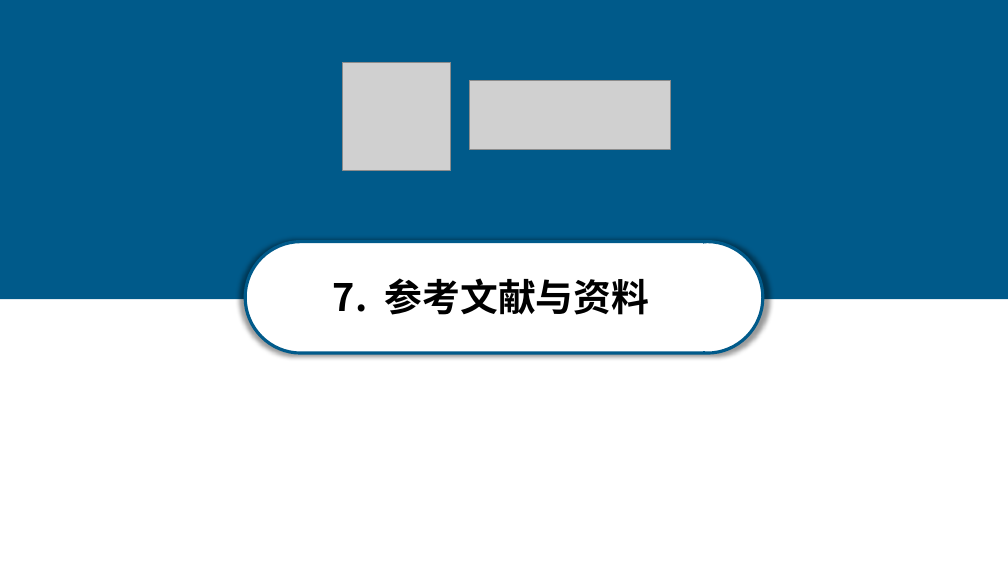
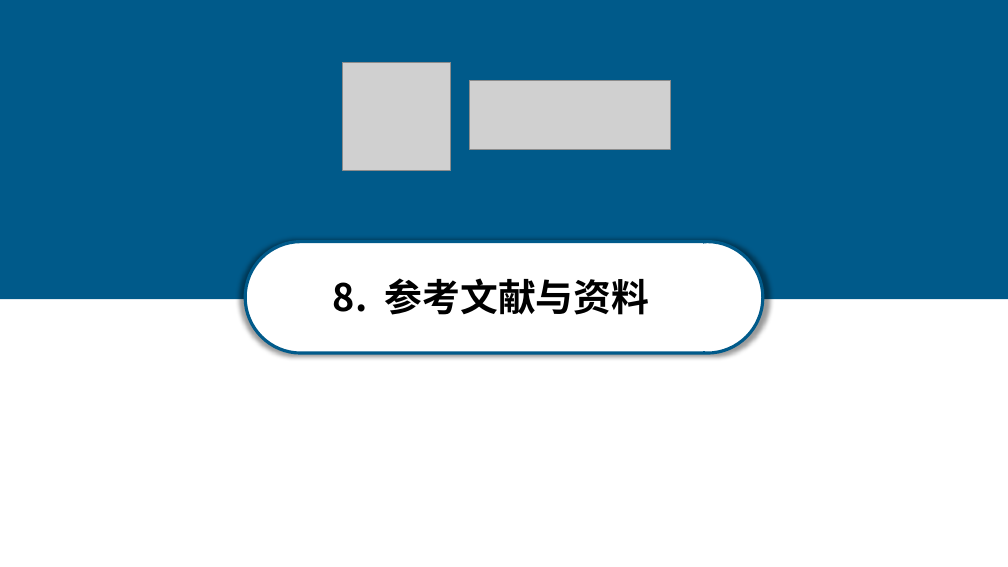
Before and after one commit to anxi710/compiler-principle-project, a slide deck: slide 34 of report/compiler_ppt.pptx (slide 29 before the commit). Drawn at 1008x567 pixels with LibreOffice and Linux fonts; fonts in the diff are those of the drawing; grey boxes stand for pictures. Boxes give left, top, right and bottom in pixels: in the first picture for what was removed or moved away, otherwise in the second. Text is boxed around its words. In the diff, an @@ line names an element or a change of style, - is before the commit and + after.

```diff
--- a/report/compiler_ppt.pptx
+++ b/report/compiler_ppt.pptx
@@ text at [333,278,650,315]: text changed @@
-7. 参考文献与资料
+8. 参考文献与资料
```
Also in this commit, not shown: 10 other slides changed, 5 slides added.
